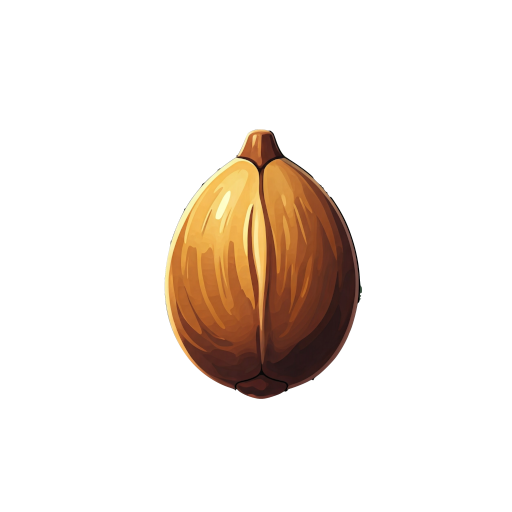
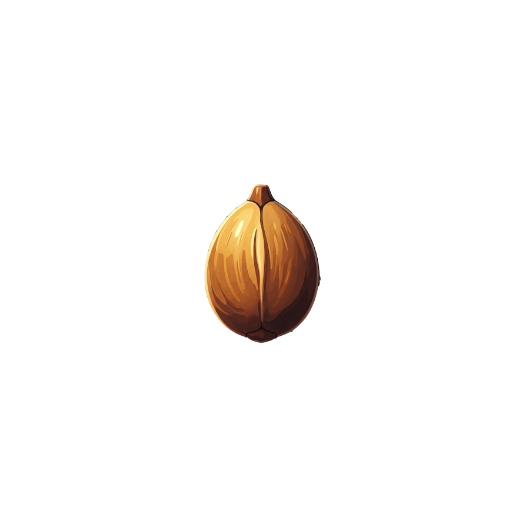
Before/after of a 512px x 512px layered artwork. What changed in the layer stack:
painted on "Pasted Layer" over <box>164,129,362,399</box>
